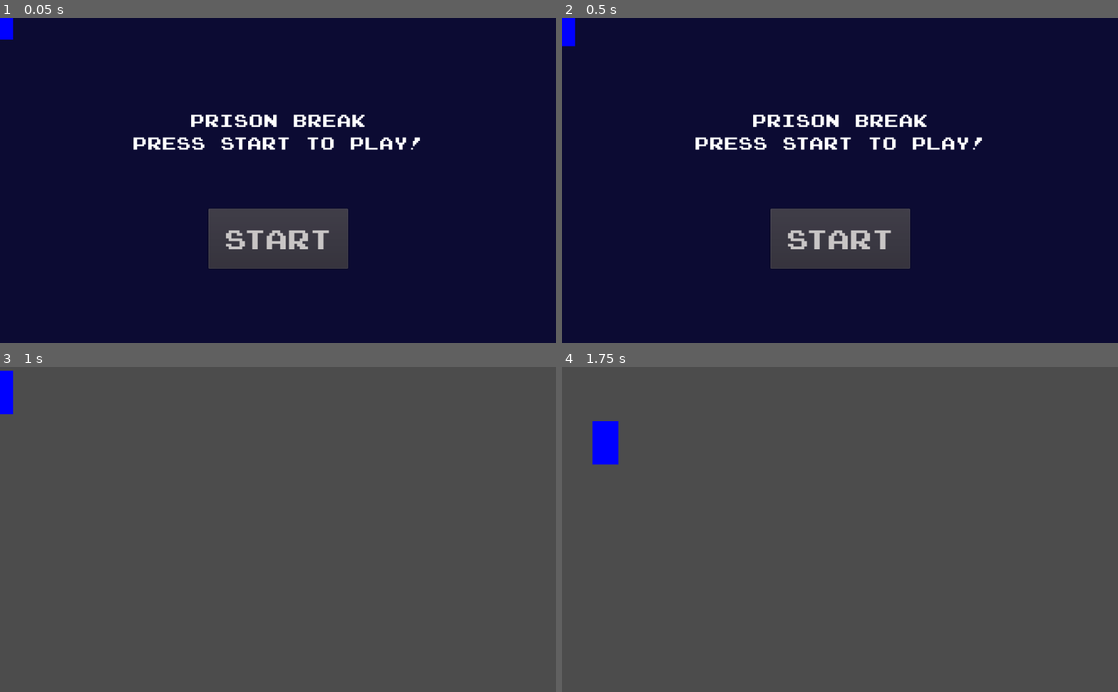
Above: before the commit, frames 1-4 (two rows, left to right).
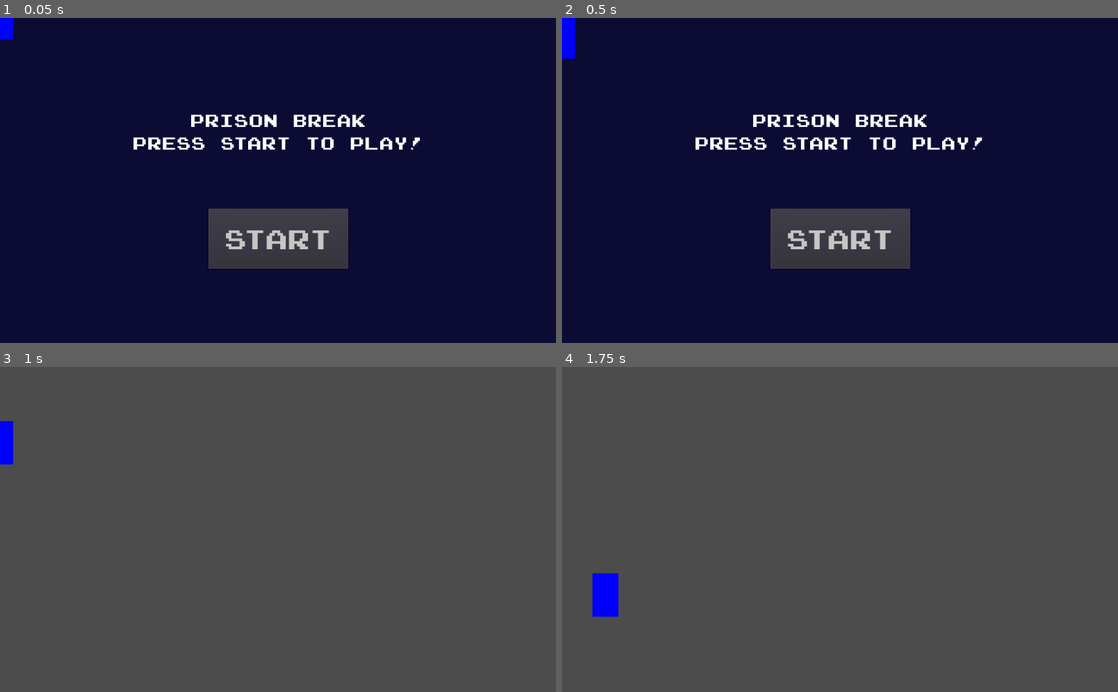
Above: after the commit, the same moments.

Repository: SanPug1/Prison-Break-Game
Game: Godot game, scene res://Everything.tscn
Same seed, same stepped clock (60 frames per second), same inputs: the game is played once before the commit and once after it.
Inputs:
- Up to frame 1 (0.05 s): no input
- Up to frame 2 (0.5 s): no input
- Up to frame 3 (1 s): click "Start" at 0.5 s
- Up to frame 4 (1.75 s): hold Right (player_right) from 1.28 s (still down)

Frame 1 is identical in both runs. In frame 2, 0.1% of the frame differs, in the area x 0-3%, y 8-13%; in frame 3, 0.6%; in frame 4, 1.3%, in the area x 5-11%, y 16-77%.

Commit message:
tweaks to player physics

Diff:
--- a/Entities/Player.gd
+++ b/Entities/Player.gd
@@ -1,6 +1,7 @@
 extends RigidBody2D
 
-export(float) var player_speed = 15
+export(float) var max_speed = 20.0
+export(float) var h_acceleration = 15.0
 export(float,0,1) var horizontal_drag=0.93
 
 var in_air = true
@@ -9,17 +10,18 @@
 func _ready():
 	pass
 
-func _process(delta):
+func _process(_delta):
 	var controlledForce = Vector2.ZERO
 	moved_this_frame = false
 	if Input.is_action_pressed("player_left"):
-		controlledForce.x -= player_speed
+		controlledForce.x -= h_acceleration
 		moved_this_frame = true
 	if Input.is_action_pressed("player_right"):
-		controlledForce.x += player_speed
+		controlledForce.x += h_acceleration
 		moved_this_frame = true
+	controlledForce.x = clamp(controlledForce.x, -max_speed, max_speed)
 	apply_central_impulse(controlledForce)
 
-func _integrate_forces(state):
+func _integrate_forces(_state):
 	if (!moved_this_frame):
 		linear_velocity.x *= horizontal_drag
--- a/Entities/Player.tscn
+++ b/Entities/Player.tscn
@@ -7,6 +7,7 @@
 
 [node name="Player" type="RigidBody2D"]
 mode = 2
+gravity_scale = 3.0
 script = ExtResource( 1 )
 
 [node name="Box" type="Polygon2D" parent="."]
